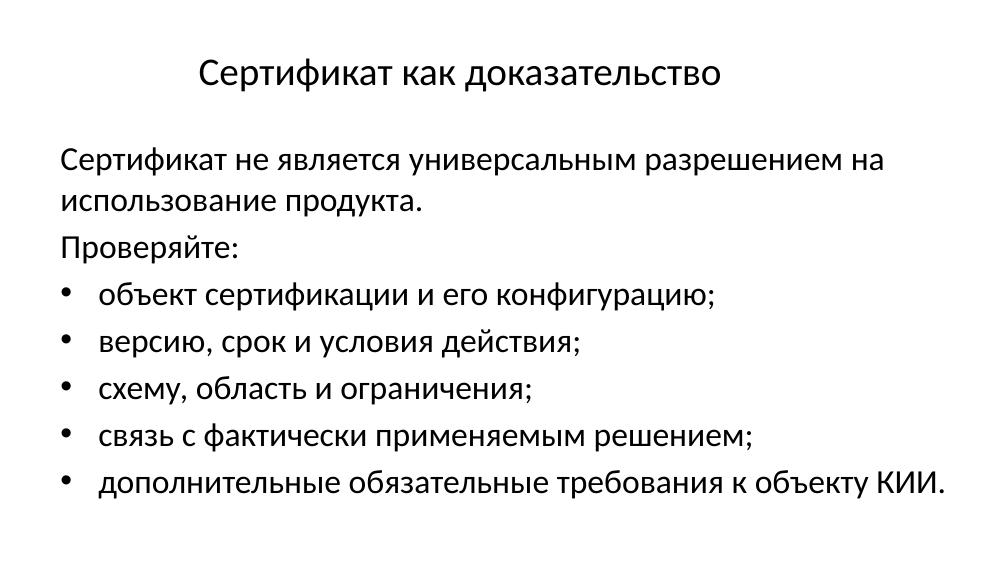
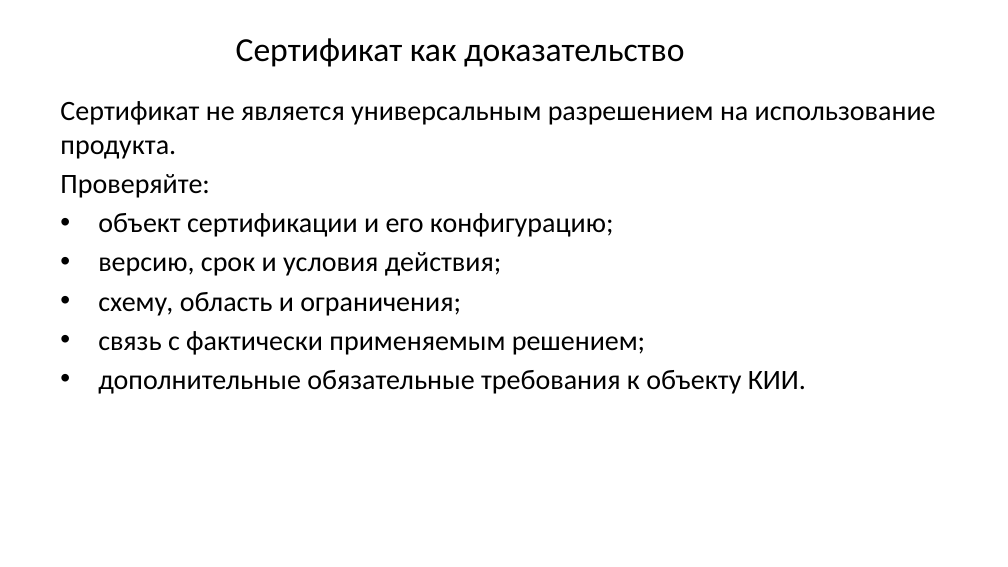
Before and after one commit to arasskazov/IFTIS-KII-2026, a slide deck: slide 7 of Lec_1_Модуль 1_1_Слайд-конспект.pptx. Drawn at 1008x567 pixels with LibreOffice and Linux fonts; fonts in the diff are those of the drawing; background and template pictures are left out. Boxes give left, top, right and bottom in pixels: in the first picture for what was removed or moved away, otherwise in the second. Text is boxed around its words. In the diff, an @@ line names an element or a change of style, - is before the commit and + after.

```diff
--- a/Lec_1_Модуль 1_1_Слайд-конспект.pptx
+++ b/Lec_1_Модуль 1_1_Слайд-конспект.pptx
@@ title "Сертификат как доказательство" at (236,38,684,67): size 28 to 24 pt @@
@@ text "Сертификат не является универсальным разрешением ...": place and size @@
-text "Сертификат не является универсальным разрешением ..." at (60,147,946,499)
+text "Сертификат не является универсальным разрешением ..." at (60,101,936,394)
@@ text "Сертификат не является универсальным разрешением ..." at (60,101,936,394): size 24 to 20 pt @@
```
Also in this commit, not shown: 11 other slides changed, 1 slide added.
